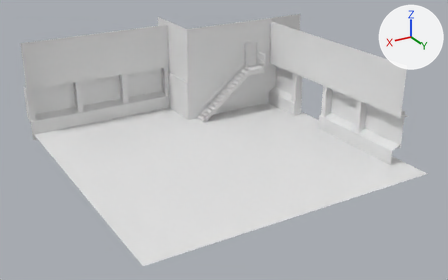
The COLLADA model Sim/models/our_workcell/meshes/mesh_dock.dae as it was, and as the next commit left it.
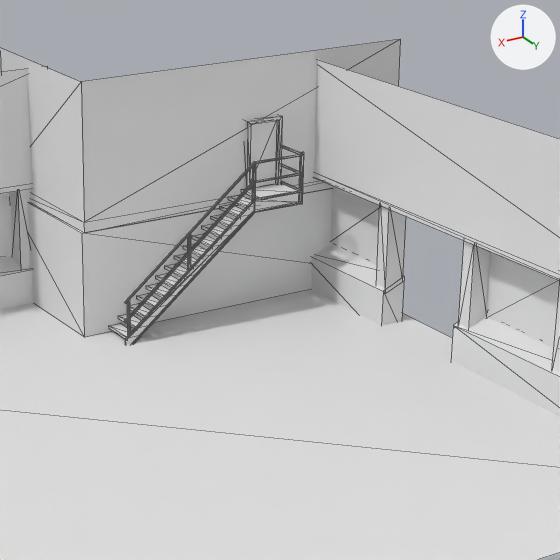
Each version appears first whole from a 50 mm lens placed at (19.9, 34.3, 17.9), pointed at (-0.5, 0.3, 0.9), and next in a close-up on the part from 35% to 80% of the width and 0% to 71% of the height. Every picture has the same lights, and +X, +Y and +Z are marked at upper right. The last two pictures show the newer version. The close-ups show mesh edges as thin lines. Materials are left out; every surface is plain grey. Where no turn or scale is listed for an object, it has been applied to the vertices.

The scene before the commit, as lines of its bpy script (objects in view):
```python
me_workcell = bpy.data.meshes.new('WorkCell')
me_workcell.from_pydata(...)  # 369 vertices, 356 faces; spans x -11.9..10.2, y -11.4..10.1, z -0.4..7.3
# faces by material slot: [2, 84, 8, 218, 12, 32]
me_workcell.materials.append(mat_floor)
me_workcell.materials.append(mat_wall_concrete)
me_workcell.materials.append(mat_wall_corrugated)
me_workcell.materials.append(mat_stairs)
me_workcell.materials.append(mat_singledorr)
me_workcell.materials.append(mat_door_window)
ob_workcell = bpy.data.objects.new('WorkCell', me_workcell)
ob_workcell.location = (0.0, 0.0, 0.0)
```
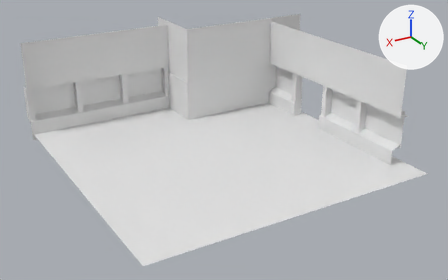
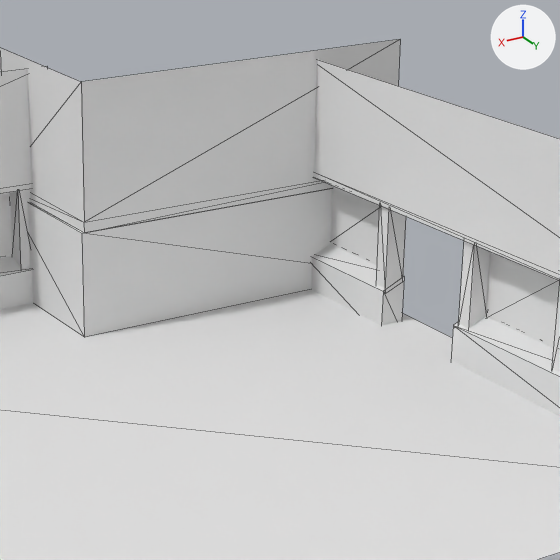
What changed in the scene script:
```text
Change me_workcell:
    used by ob_workcell; location = (0.0, 0.0, 0.0)
    remove me_workcell.from_pydata(...)  # 369 vertices, 356 faces; spans x -11.9..10.2, y -11.4..10.1, z -0.4..7.3
    add me_workcell.from_pydata(...)  # 151 vertices, 118 faces; spans x -11.9..10.2, y -11.4..10.1, z -0.4..7.3
    me_workcell part 1: 27 loose pieces with 218 vertices, spanning x -7.8..-1.9, y -6.9..-5.3, z -0.2..5.5, are deleted
```

Location of each change, [x1, y1, x2, y2] in pixels of the close-ups (560 x 560 px):
part 1 of me_workcell, deleted: before [109, 115, 304, 344]
